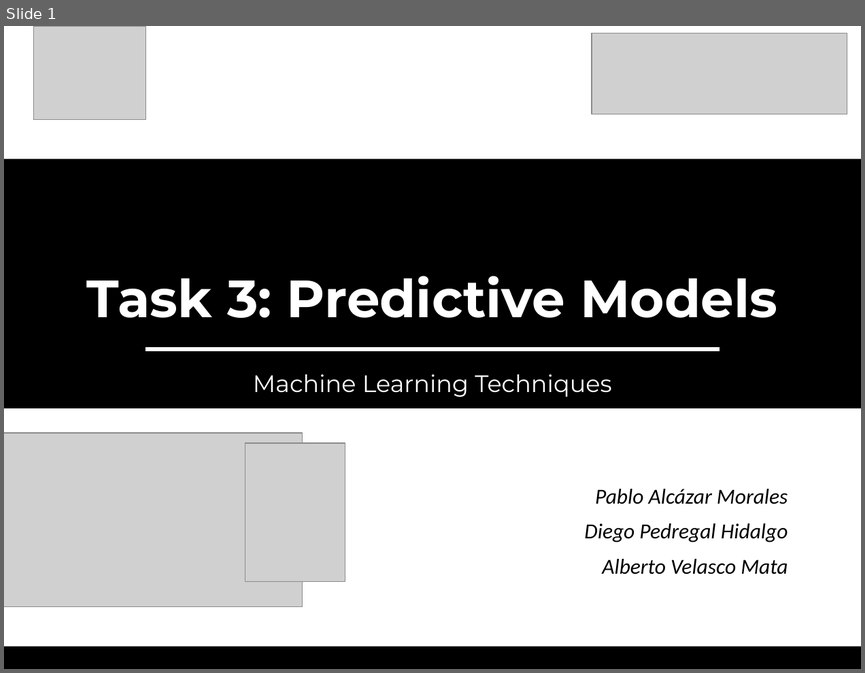
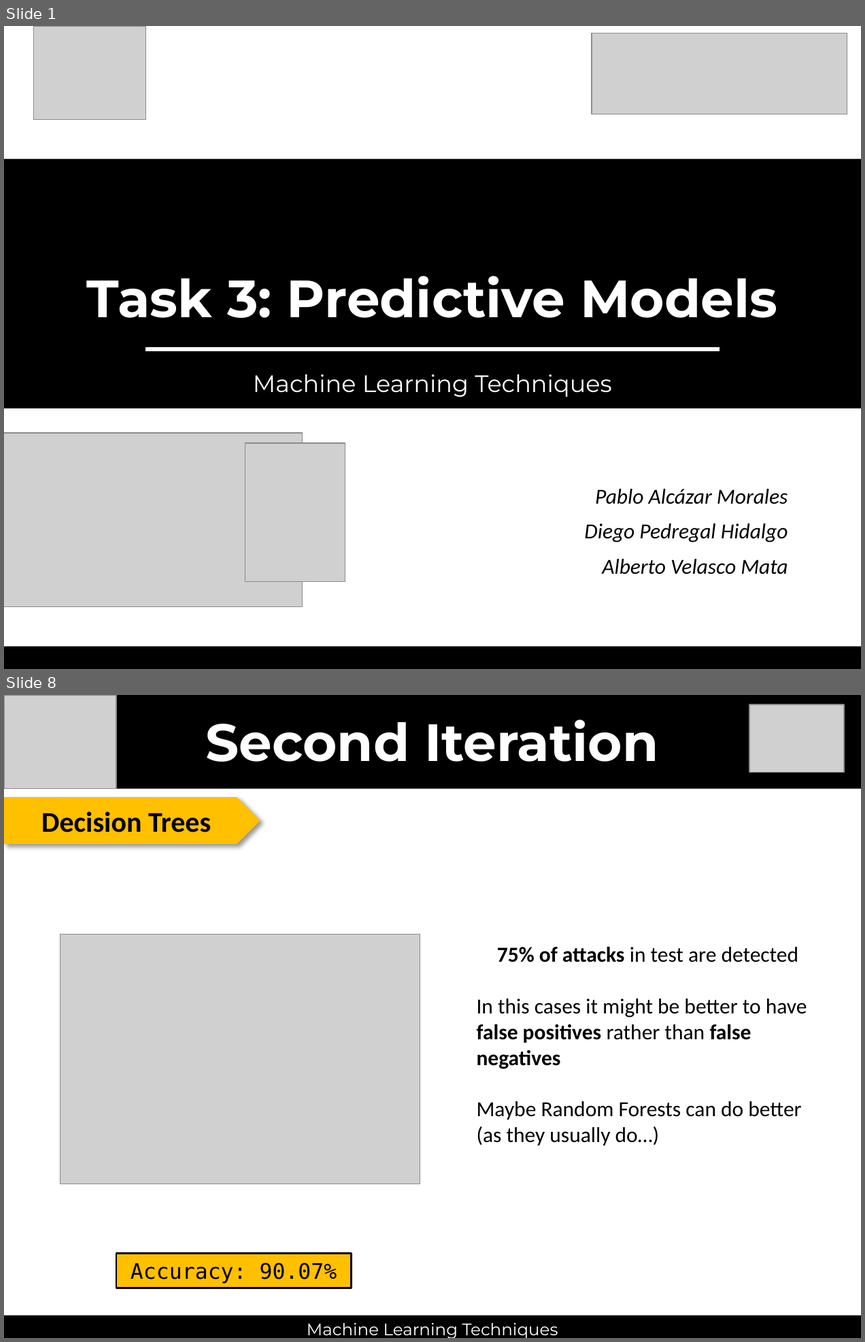
Before and after one commit to thmasker/ML_lab, a slide deck: Task3/doc/Task3.pptx. Shown one above the other, each under a label of ours: slide 1 before the commit, slides 1 and 8 after it; the slides between them are not shown. The pictures are 865x673 and 865x1342 pixels, drawn with LibreOffice and Linux fonts; fonts in the diff are those of the drawing; grey boxes stand for pictures. Boxes give left, top, right and bottom in pixels: in the first picture for what was removed or moved away, otherwise in the second. Text is boxed around its words. In the diff, an @@ line names an element or a change of style, - is before the commit and + after.

```diff
--- a/Task3/doc/Task3.pptx
+++ b/Task3/doc/Task3.pptx
@@ slide 8 added at bbox=[4, 695, 861, 1338], background #FFFFFF @@
@@ rectangle added at bbox=[4, 695, 861, 788], fill #000000 @@
@@ picture added at bbox=[4, 695, 116, 788] @@
@@ picture added at bbox=[749, 705, 844, 772] @@
@@ text added at bbox=[206, 719, 658, 762], 44 pt, text #FFFFFF, bold @@
+Second Iteration
@@ pentagon arrow added at bbox=[4, 797, 260, 844], fill #FFC000, 24 pt, text #000000, bold @@
+Decision Trees
@@ picture added at bbox=[60, 934, 420, 1184] @@
@@ text added at bbox=[477, 947, 807, 1145], 18 pt, text #000000 @@
+75% of attacks in test are detected
+In this cases it might be better to have false positives rather than false negatives
+Maybe Random Forests can do better (as they usually do…)
@@ rectangle added at bbox=[116, 1253, 351, 1287], fill #FFC000, outline #000000 1.5 pt, 18 pt, text #000000 @@
+Accuracy: 90.07%
@@ rectangle added at bbox=[4, 1315, 861, 1338], fill #000000 @@
@@ text added at bbox=[307, 1322, 558, 1338], 14 pt, text #FFFFFF @@
+Machine Learning Techniques
```
Also in this commit, not shown: 3 slides changed, 5 other slides added, 5 slides removed.
